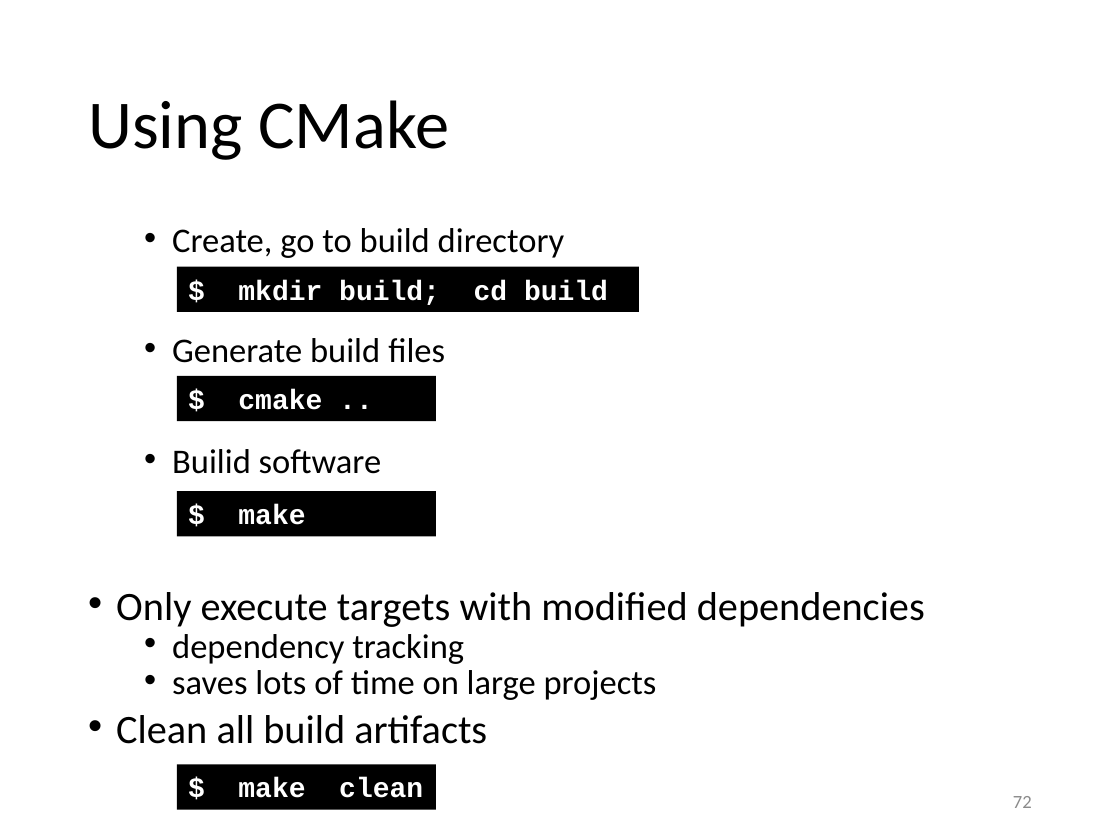
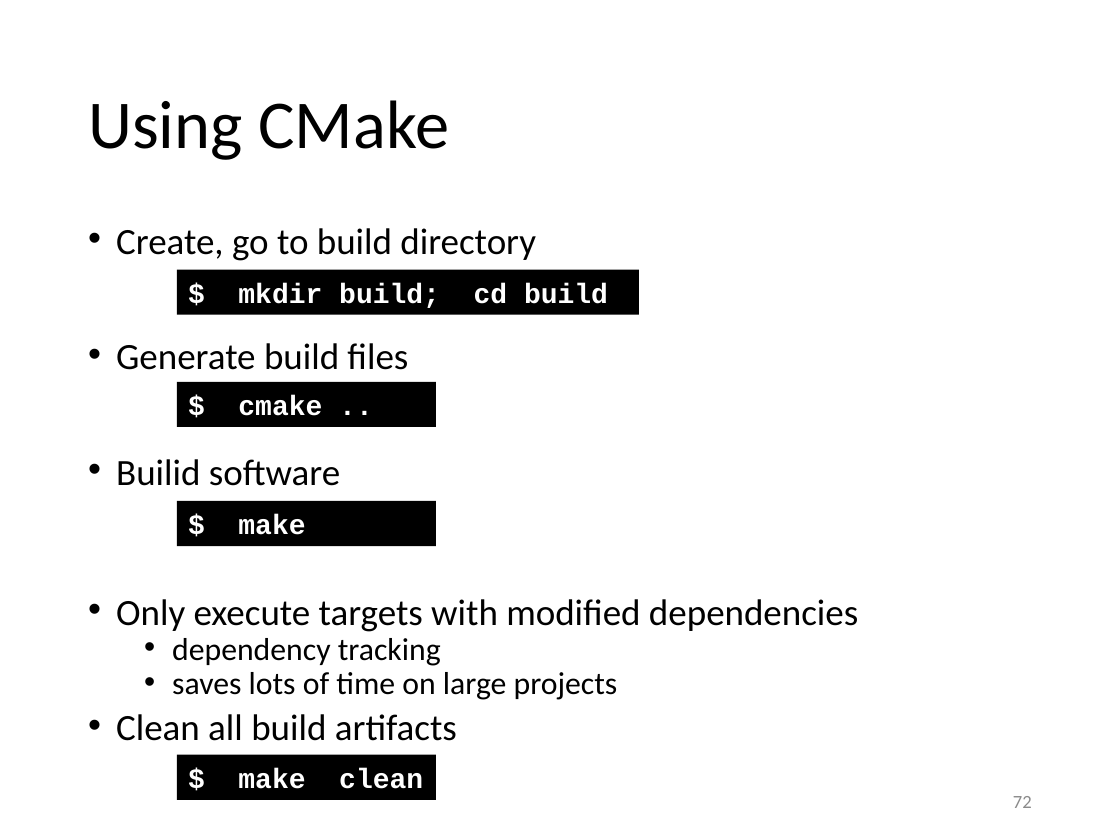
Before and after one commit to gjbex/Scientific-C-plus-plus, a slide deck: slide 72 of scientific_cpp.pptx. Drawn at 1120x840 pixels with LibreOffice and Linux fonts; fonts in the diff are those of the drawing. Boxes give left, top, right and bottom in pixels: in the first picture for what was removed or moved away, otherwise in the second. Text is boxed around its words. In the diff, an @@ line names an element or a change of style, - is before the commit and + after.

```diff
--- a/scientific_cpp.pptx
+++ b/scientific_cpp.pptx
@@ text "Create, go to build directory" at (x1=116, y1=228, x2=858, y2=741): size 22.2 to 23.8 pt in "Create, go to build directory", "Generate build files", "Builid software"; size 25.9 to 23.8 pt in "Only execute targets with modified dependencies", "Clean all build artifacts"; size 22.2 to 20.4 pt in "dependency tracking", "saves lots of time on large projects"; list level 2 to 1 in "Create, go to build directory"; list level 2 to 1 in "Generate build files"; list level 2 to 1 in "Builid software" @@
@@ rectangle "$ mkdir build; cd build" moved from (x1=177, y1=267, x2=638, y2=311) to (x1=177, y1=270, x2=638, y2=315) @@
@@ rectangle "$ cmake .." moved from (x1=177, y1=376, x2=436, y2=421) to (x1=177, y1=382, x2=436, y2=427) @@
@@ rectangle "$ make" moved from (x1=177, y1=492, x2=436, y2=536) to (x1=177, y1=501, x2=436, y2=545) @@
@@ rectangle "$ make clean" moved from (x1=177, y1=765, x2=436, y2=810) to (x1=177, y1=755, x2=436, y2=800) @@
```
Also in this commit, not shown: 2 other slides changed.
